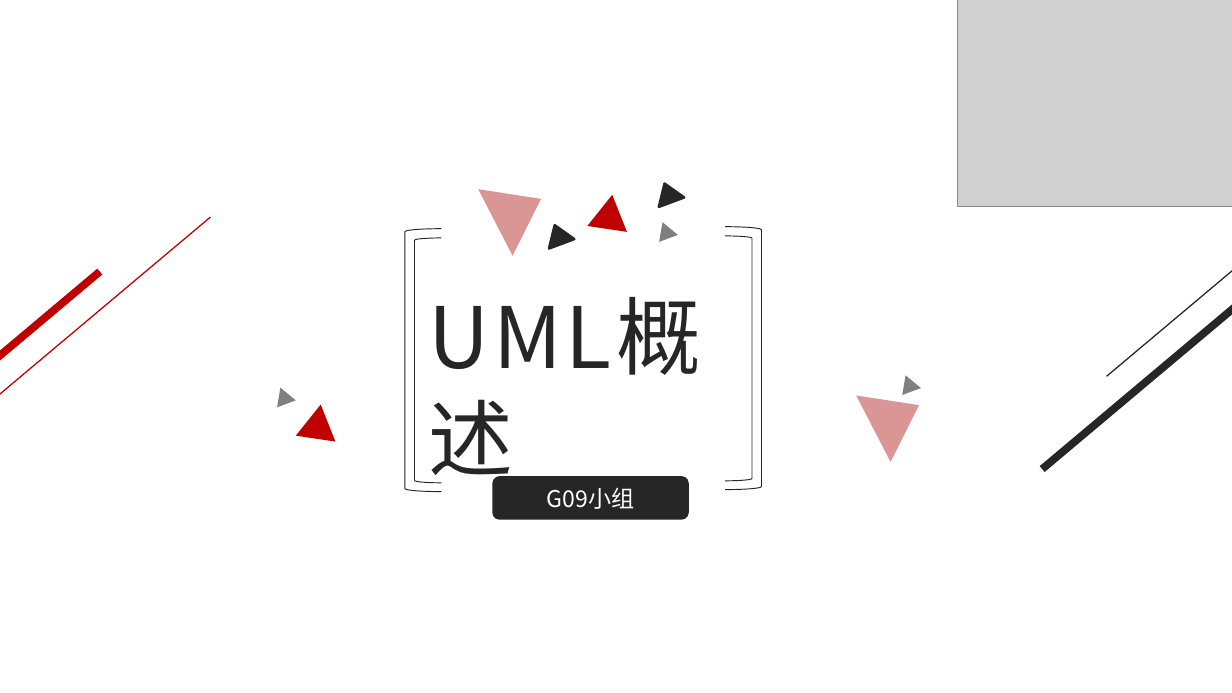
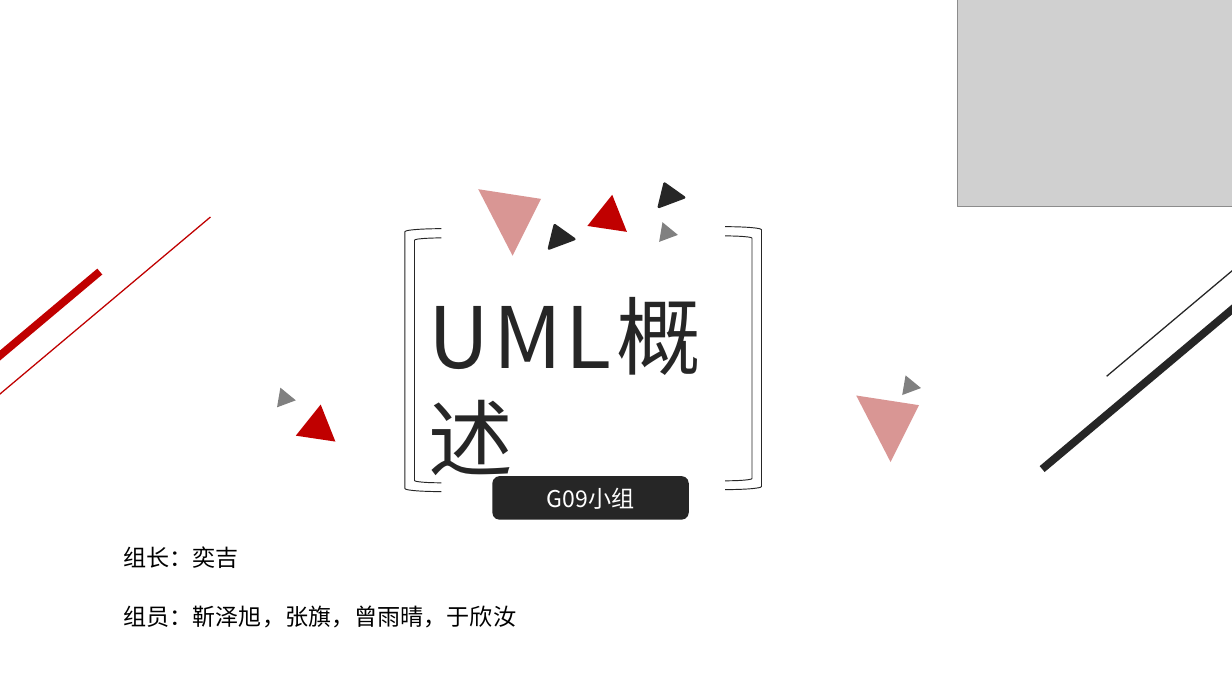
Before and after one commit to moritashin/PRD2017-09, a slide deck: slide 1 of ppt/UML概述ppt.pptx. Drawn at 1232x693 pixels with LibreOffice and Linux fonts; fonts in the diff are those of the drawing; grey boxes stand for pictures. Boxes give left, top, right and bottom in pixels: in the first picture for what was removed or moved away, otherwise in the second. Text is boxed around its words. In the diff, an @@ line names an element or a change of style, - is before the commit and + after.

Commit message:
UMLPPT修改--奕吉

```diff
--- a/ppt/UML概述ppt.pptx
+++ b/ppt/UML概述ppt.pptx
@@ text added at (123,546,239,568), 18 pt, text #000000 @@
+组长：奕吉
@@ text added at (123,605,516,628), 18 pt, text #000000 @@
+组员：靳泽旭，张旗，曾雨晴，于欣汝
```
Also in this commit, not shown: 1 other slide changed, 1 slide added.
